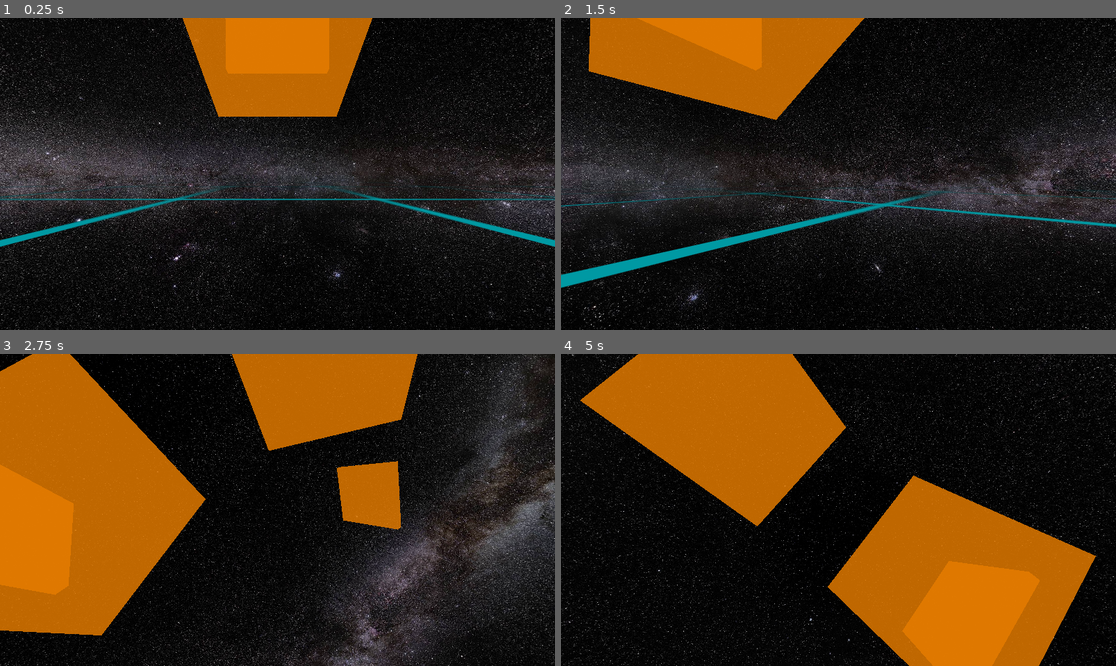
Above: before the commit, frames 1-4 (two rows, left to right).
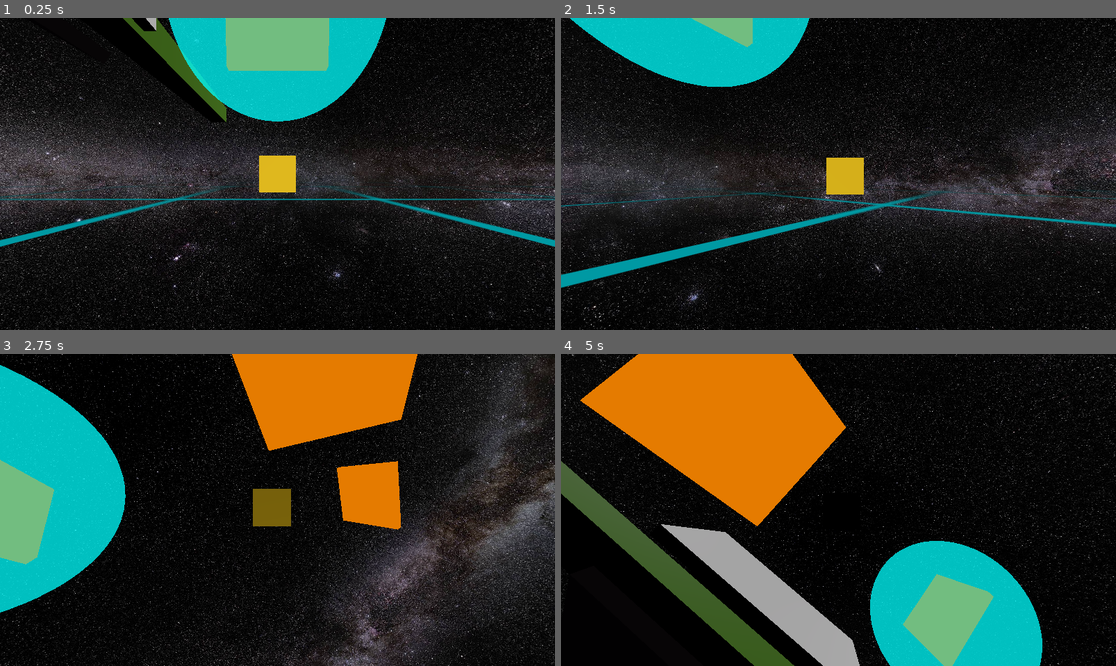
Above: after the commit, the same moments.

Repository: david-andrew/Aberration
Game: Godot game, scene res://world.tscn
The game is run twice, just before and just after one commit, with the same random seed, the same clock (stepped at 60 frames per second) and the same inputs.
Inputs:
- Up to frame 1 (0.25 s): no input
- Up to frame 2 (1.5 s): hold Right (right) 0.53-1.28 s; hold A (a) 0.53-1.28 s; tap D (d) at 0.8, 1.35 s; hold Down (down) from 1.28 s (still down)
- Up to frame 3 (2.75 s): tap E (e) at 1.55 s; release Down (down) at 2.03 s; hold Right (right) from 2.03 s (still down); hold E (e) from 2.03 s (still down); tap Q (q) at 2.3 s
- Up to frame 4 (5 s): release Right (right) at 2.78 s; release E (e) at 2.78 s; hold Up (up) 2.78-3.53 s; tap Q (q) at 2.85 s; tap S (s) at 3.05 s; hold S (s) 3.53-4.28 s; hold Left (left) from 3.53 s (still down); tap W (w) at 3.8, 4.35 s; tap A (a) at 4.55 s

The runs differ from the first frame. In frame 1, 12% of the frame differs, in the area x 5-70%, y 0-56%; in frame 2, 12%; in frame 3, 34%; in frame 4, 44%, in the area x 0-97%, y 0-100%.

Commit message:
started modularizing things for building ships. made example ship with physical armor

Diff:
--- /dev/null
+++ b/ArmorModule.gd
@@ -0,0 +1 @@
+extends ShipModule
--- a/Health.gd
+++ b/Health.gd
@@ -52,4 +52,7 @@
 		print('color is: ', MATERIAL.albedo_color)
 
 	if health <= 0:
-		get_parent().queue_free()
+		if parent.has_method('destroy'):
+			parent.destroy()
+		else:
+			parent.queue_free()
--- /dev/null
+++ b/ShipCore.gd
@@ -0,0 +1,18 @@
+extends ShipCore
+
+@export var player_controlled: bool = false
+
+func destroy():
+	# attach any child ShipModules to the root so that they remain present in the game
+	var new_parent = get_tree().get_current_scene()
+	var children = get_children()
+
+	for child in children:
+		if child is ShipModule:
+			# ensure that the objects maintain their original transforms
+			var old_transform = child.global_transform
+			remove_child(child)
+			new_parent.add_child(child)
+			child.global_transform = old_transform
+
+	queue_free() # safely remove the parent from the scene
--- /dev/null
+++ b/armor_module.tscn
@@ -0,0 +1,29 @@
+[gd_scene load_steps=6 format=3 uid="uid://br7h0hapmvd3y"]
+
+[ext_resource type="Script" path="res://ArmorModule.gd" id="1_eub82"]
+[ext_resource type="PackedScene" uid="uid://bwxo76t5hck46" path="res://health.tscn" id="2_40njn"]
+
+[sub_resource type="BoxShape3D" id="BoxShape3D_j4d71"]
+size = Vector3(1, 10, 20)
+
+[sub_resource type="StandardMaterial3D" id="StandardMaterial3D_3jy8u"]
+resource_local_to_scene = true
+
+[sub_resource type="BoxMesh" id="BoxMesh_fsege"]
+resource_local_to_scene = true
+material = SubResource("StandardMaterial3D_3jy8u")
+size = Vector3(1, 10, 20)
+
+[node name="ArmorModule" type="RigidBody3D"]
+transform = Transform3D(1, 0, 0, 0, 1, 0, 0, 0, 1, 6.1257, 0, 0)
+mass = 10.0
+script = ExtResource("1_eub82")
+
+[node name="CollisionShape3D" type="CollisionShape3D" parent="."]
+shape = SubResource("BoxShape3D_j4d71")
+
+[node name="MeshInstance3D" type="MeshInstance3D" parent="."]
+mesh = SubResource("BoxMesh_fsege")
+
+[node name="Health" parent="." instance=ExtResource("2_40njn")]
+MAX_HEALTH = 200
--- /dev/null
+++ b/large_ship_core.tscn
@@ -0,0 +1,28 @@
+[gd_scene load_steps=6 format=3 uid="uid://d00ceoa2orkku"]
+
+[ext_resource type="Script" path="res://ShipCore.gd" id="1_4ph5b"]
+[ext_resource type="PackedScene" uid="uid://bwxo76t5hck46" path="res://health.tscn" id="2_bmpao"]
+
+[sub_resource type="BoxShape3D" id="BoxShape3D_i7nfg"]
+size = Vector3(4, 4, 100)
+
+[sub_resource type="StandardMaterial3D" id="StandardMaterial3D_5m5q1"]
+albedo_color = Color(0.309804, 0.545098, 0, 1)
+
+[sub_resource type="BoxMesh" id="BoxMesh_aqvn8"]
+material = SubResource("StandardMaterial3D_5m5q1")
+size = Vector3(4, 4, 100)
+
+[node name="LargeShipCore" type="RigidBody3D"]
+transform = Transform3D(1, 0, 0, 0, 1, 0, 0, 0, 1, -39.1788, 16.2337, 0)
+mass = 100.0
+script = ExtResource("1_4ph5b")
+
+[node name="CollisionShape3D" type="CollisionShape3D" parent="."]
+shape = SubResource("BoxShape3D_i7nfg")
+
+[node name="MeshInstance3D" type="MeshInstance3D" parent="."]
+mesh = SubResource("BoxMesh_aqvn8")
+
+[node name="Health" parent="." instance=ExtResource("2_bmpao")]
+MAX_HEALTH = 200
--- a/new_test_obstacle.tscn
+++ b/new_test_obstacle.tscn
@@ -4,7 +4,6 @@
 
 [sub_resource type="StandardMaterial3D" id="StandardMaterial3D_wavts"]
 resource_local_to_scene = true
-transparency = 1
 shading_mode = 0
 albedo_color = Color(0.898039, 0.482353, 0, 0.835294)
 
--- /dev/null
+++ b/shield.gd
@@ -0,0 +1,7 @@
+extends RigidBody3D
+
+
+func _ready():
+	pass
+	#TODO: make it find all collision shapes on the parent and fit the sphere around them
+	#      also make this a module that rigidly attaches to the parent
--- /dev/null
+++ b/shield.gdshader
@@ -0,0 +1,18 @@
+shader_type spatial;
+render_mode unshaded, cull_disabled;
+
+void vertex() {
+	// Called for every vertex the material is visible on.
+}
+
+void fragment() {
+	// Called for every pixel the material is visible on.
+	ALBEDO = vec3(0.0, 1.0, 1.0);
+	ALPHA = 0.5;
+
+}
+
+//void light() {
+	 ////Called for every pixel for every light affecting the material.
+	 ////Uncomment to replace the default light processing function with this one.
+//}
--- /dev/null
+++ b/shield.tscn
@@ -0,0 +1,29 @@
+[gd_scene load_steps=7 format=3 uid="uid://drdrepn61gjni"]
+
+[ext_resource type="Script" path="res://shield.gd" id="1_3t5fh"]
+[ext_resource type="Shader" path="res://shield.gdshader" id="1_o8xan"]
+[ext_resource type="PackedScene" uid="uid://bwxo76t5hck46" path="res://health.tscn" id="3_46cg5"]
+
+[sub_resource type="ShaderMaterial" id="ShaderMaterial_xp88d"]
+render_priority = 0
+shader = ExtResource("1_o8xan")
+
+[sub_resource type="SphereMesh" id="SphereMesh_6a2xr"]
+material = SubResource("ShaderMaterial_xp88d")
+radius = 10.0
+height = 20.0
+
+[sub_resource type="SphereShape3D" id="SphereShape3D_18y50"]
+radius = 10.0
+
+[node name="Shield" type="RigidBody3D"]
+script = ExtResource("1_3t5fh")
+
+[node name="MeshInstance3D2" type="MeshInstance3D" parent="."]
+mesh = SubResource("SphereMesh_6a2xr")
+skeleton = NodePath("../..")
+
+[node name="Health" parent="." instance=ExtResource("3_46cg5")]
+
+[node name="CollisionShape3D" type="CollisionShape3D" parent="."]
+shape = SubResource("SphereShape3D_18y50")
--- /dev/null
+++ b/ship_core.gd
@@ -0,0 +1,2 @@
+extends RigidBody3D
+class_name ShipCore
--- /dev/null
+++ b/ship_module.gd
@@ -0,0 +1,16 @@
+extends RigidBody3D
+class_name ShipModule
+
+
+func _ready():
+	link_module_to_core()
+
+func link_module_to_core():
+	var parent = get_parent()
+	assert((parent is ShipCore and is_instance_valid(parent)) , "ShipModule must be a child of a valid ShipCore");
+
+	# create a 6DoF joint, and link this node with the parent
+	var joint: Generic6DOFJoint3D = Generic6DOFJoint3D.new()
+	self.add_child(joint)
+	joint.node_a = parent.get_path()
+	joint.node_b = self.get_path()
--- a/world.tscn
+++ b/world.tscn
@@ -1,6 +1,7 @@
-[gd_scene load_steps=18 format=3 uid="uid://dwyh17swso2yf"]
+[gd_scene load_steps=21 format=3 uid="uid://dwyh17swso2yf"]
 
 [ext_resource type="Script" path="res://Ship.gd" id="1_dojcp"]
+[ext_resource type="PackedScene" uid="uid://d00ceoa2orkku" path="res://large_ship_core.tscn" id="1_xh38e"]
 [ext_resource type="PackedScene" uid="uid://bwxo76t5hck46" path="res://health.tscn" id="2_1cdyd"]
 [ext_resource type="Texture2D" uid="uid://b1tg053uv0ffy" path="res://assets/textures/MilkeyWay.jpg" id="2_jrtur"]
 [ext_resource type="Texture2D" uid="uid://dofvgqmmehps4" path="res://assets/textures/white outline grid thick.png" id="3_ytujd"]
@@ -8,6 +9,8 @@
 [ext_resource type="Script" path="res://CameraTarget.gd" id="4_mhwvw"]
 [ext_resource type="Script" path="res://ChaseCamera.gd" id="7_3p5ke"]
 [ext_resource type="PackedScene" uid="uid://d0cn0wfyxb1kj" path="res://new_test_obstacle.tscn" id="7_6bovt"]
+[ext_resource type="PackedScene" uid="uid://drdrepn61gjni" path="res://shield.tscn" id="9_ria2g"]
+[ext_resource type="PackedScene" uid="uid://br7h0hapmvd3y" path="res://armor_module.tscn" id="11_d4rwp"]
 
 [sub_resource type="BoxShape3D" id="BoxShape3D_278ud"]
 
@@ -43,6 +46,17 @@
 
 [node name="World" type="Node3D"]
 
+[node name="LargeShipCore" parent="." instance=ExtResource("1_xh38e")]
+transform = Transform3D(1, 0, 0, 0, 1, 0, 0, 0, 1, -16.1451, 16.2337, 0)
+
+[node name="ArmorModule" parent="LargeShipCore" instance=ExtResource("11_d4rwp")]
+
+[node name="ArmorModule2" parent="LargeShipCore" instance=ExtResource("11_d4rwp")]
+transform = Transform3D(0.5, -0.866025, 0, 0.866025, 0.5, 0, 0, 0, 1, -1.57418, -4.6682, 0)
+
+[node name="ArmorModule3" parent="LargeShipCore" instance=ExtResource("11_d4rwp")]
+transform = Transform3D(-0.5, -0.866025, 0, 0.866025, -0.5, 0, 0, 0, 1, -2.07912, 4.28951, 0)
+
 [node name="Ship" type="RigidBody3D" parent="."]
 angular_damp = 1.0
 script = ExtResource("1_dojcp")
@@ -51,7 +65,6 @@
 shape = SubResource("BoxShape3D_278ud")
 
 [node name="MeshInstance3D" type="MeshInstance3D" parent="Ship"]
-visible = false
 mesh = SubResource("BoxMesh_l6wpm")
 
 [node name="CameraTarget" type="Node3D" parent="Ship"]
@@ -64,6 +77,9 @@
 
 [node name="DirectionalLight3D" type="DirectionalLight3D" parent="."]
 transform = Transform3D(0.606566, -0.302769, -0.735125, 0.795013, 0.224463, 0.563534, -0.00561274, -0.926254, 0.376857, 0, 1.67446, 0)
+
+[node name="DirectionalLight3D2" type="DirectionalLight3D" parent="."]
+transform = Transform3D(-0.935301, -0.0408648, 0.351485, 0.301389, -0.612465, 0.730788, 0.185409, 0.789441, 0.585156, -1.73873, 1.67446, 0)
 
 [node name="WorldEnvironment" type="WorldEnvironment" parent="."]
 environment = SubResource("Environment_4wuuw")
@@ -86,12 +102,21 @@
 
 [node name="NewTestObstacle" parent="." instance=ExtResource("7_6bovt")]
 transform = Transform3D(1, 0, 0, 0, -0.456477, 0.889735, 0, -0.889735, -0.456477, 0, 7.57625, -7.01928)
+visible = false
 
 [node name="NewTestObstacle2" parent="." instance=ExtResource("7_6bovt")]
 transform = Transform3D(1, 0, 0, 0, 1, 0, 0, 0, 1, 0, 15.1525, -14.0386)
+
+[node name="Shield" parent="NewTestObstacle2" instance=ExtResource("9_ria2g")]
+
+[node name="Generic6DOFJoint3D" type="Generic6DOFJoint3D" parent="NewTestObstacle2"]
+node_a = NodePath("..")
+node_b = NodePath("../Shield")
 
 [node name="NewTestObstacle3" parent="." instance=ExtResource("7_6bovt")]
 transform = Transform3D(1, 0, 0, 0, 0.547446, 0.836841, 0, -0.836841, 0.547446, 0, 7.57625, 8.46046)
 
 [node name="NewTestObstacle4" parent="." instance=ExtResource("7_6bovt")]
 transform = Transform3D(-0.464326, -0.754404, -0.463978, -0.843392, 0.536549, -0.0283761, 0.270354, 0.37814, -0.885392, 23.9953, 9.93048, 17.2644)
+
+[node name="Generic6DOFJoint3D" type="Generic6DOFJoint3D" parent="."]
